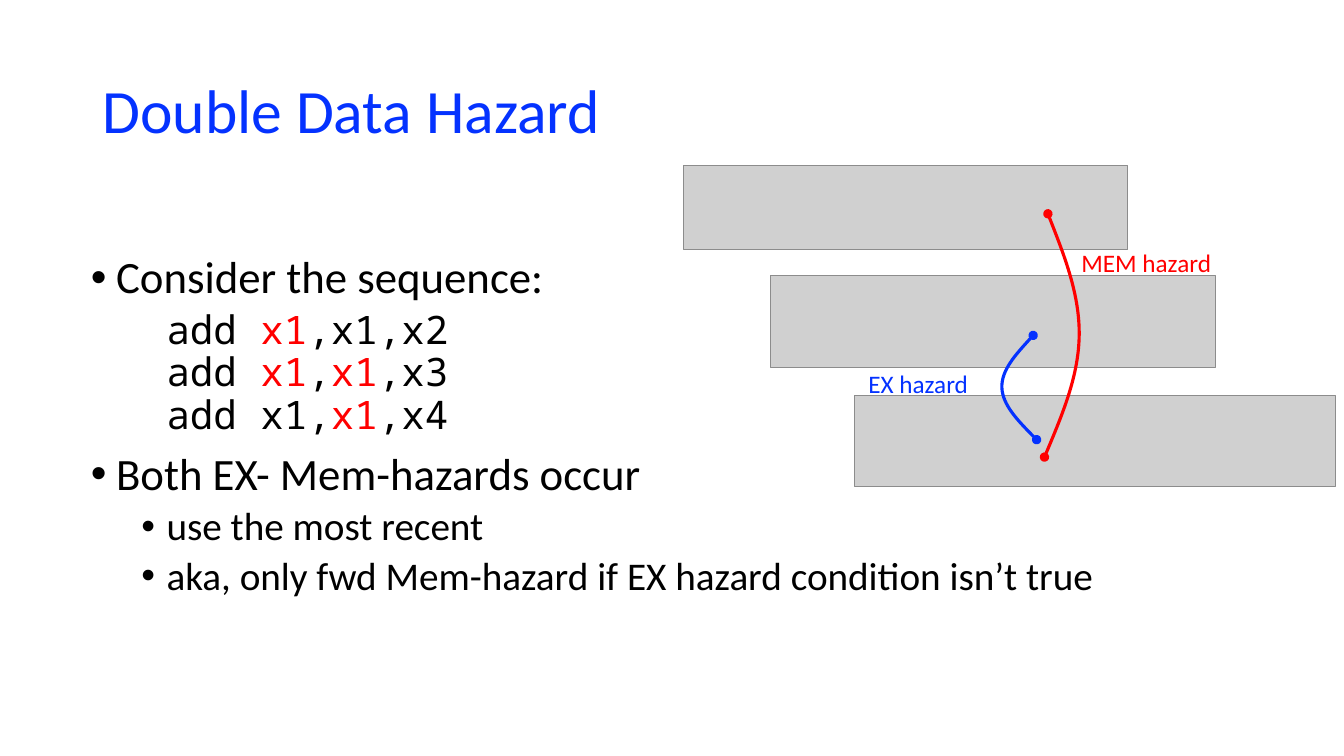
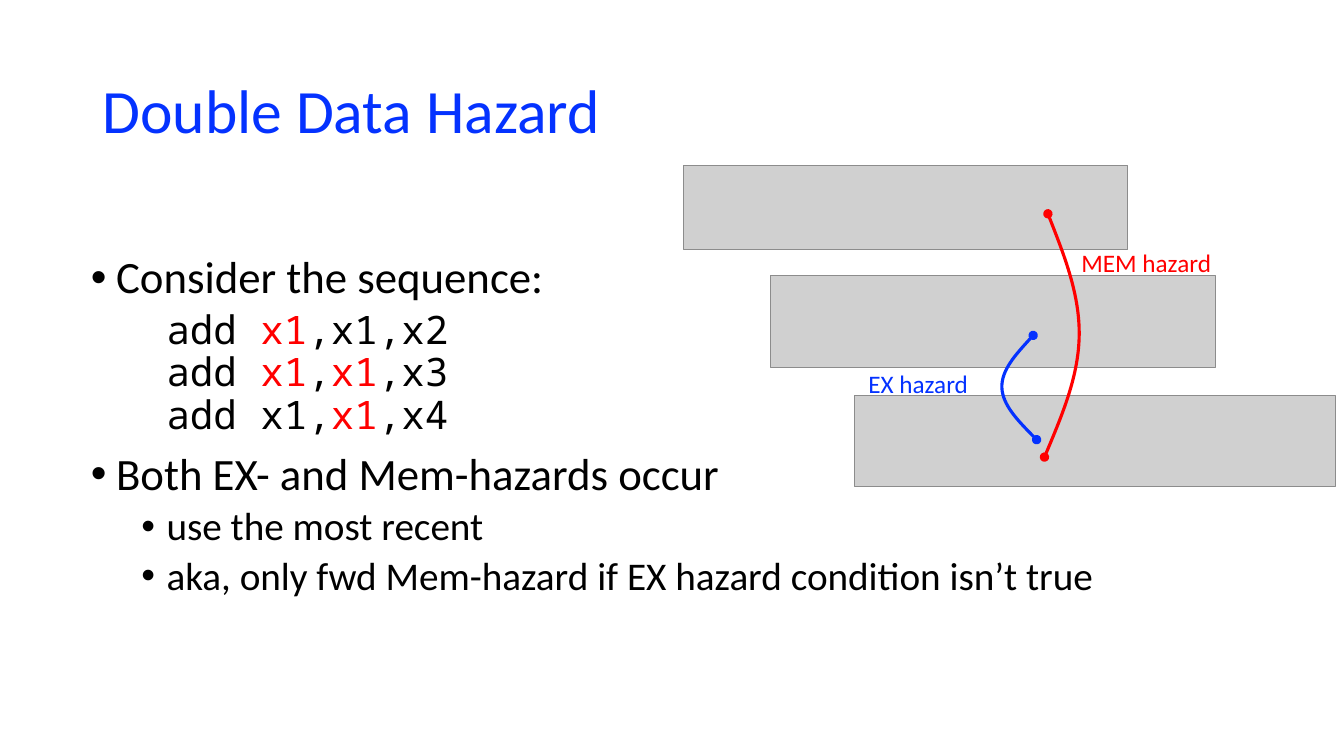
Before and after one commit to NYU-CSO/nyu-cso.github.io, a slide deck: slide 15 of notes/arch-cpu-pipeline.pptx (slide 12 before the commit). Drawn at 1344x756 pixels with LibreOffice and Linux fonts; fonts in the diff are those of the drawing; grey boxes stand for pictures. Boxes give left, top, right and bottom in pixels: in the first picture for what was removed or moved away, otherwise in the second. Text is boxed around its words. In the diff, an @@ line names an element or a change of style, - is before the commit and + after.

```diff
--- a/notes/arch-cpu-pipeline.pptx
+++ b/notes/arch-cpu-pipeline.pptx
@@ text at (116,459,719,491): text changed @@
-• Both EX- Mem-hazards occur
+• Both EX- and Mem-hazards occur
```
Also in this commit, not shown: 9 other slides changed, 4 slides added, 2 other files.
